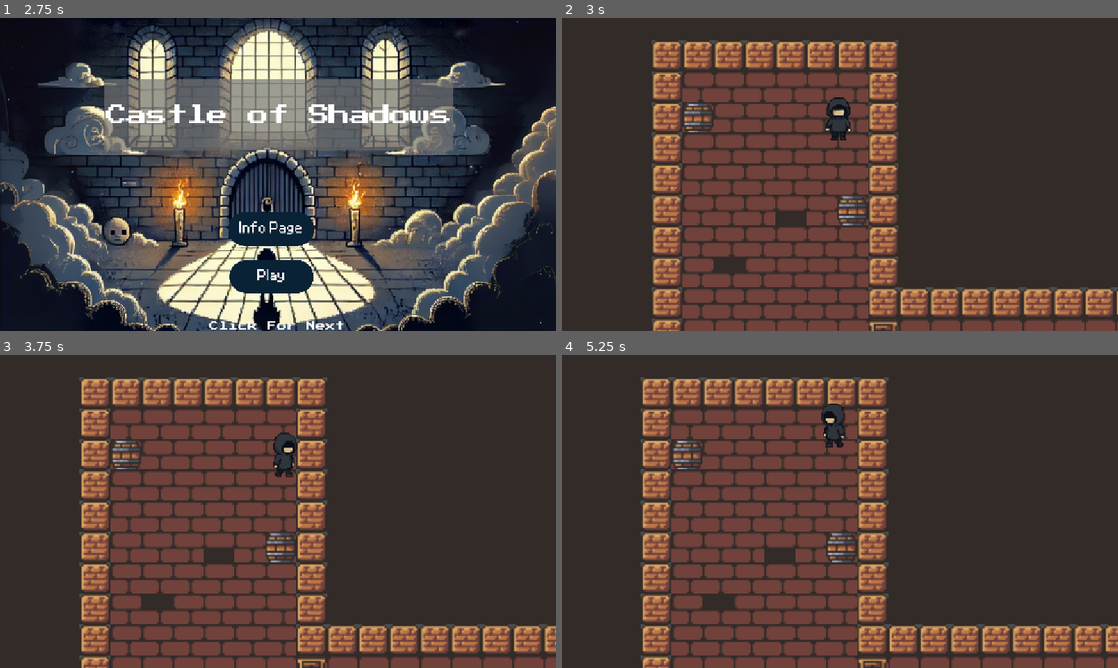
Above: before the commit, frames 1-4 (two rows, left to right).
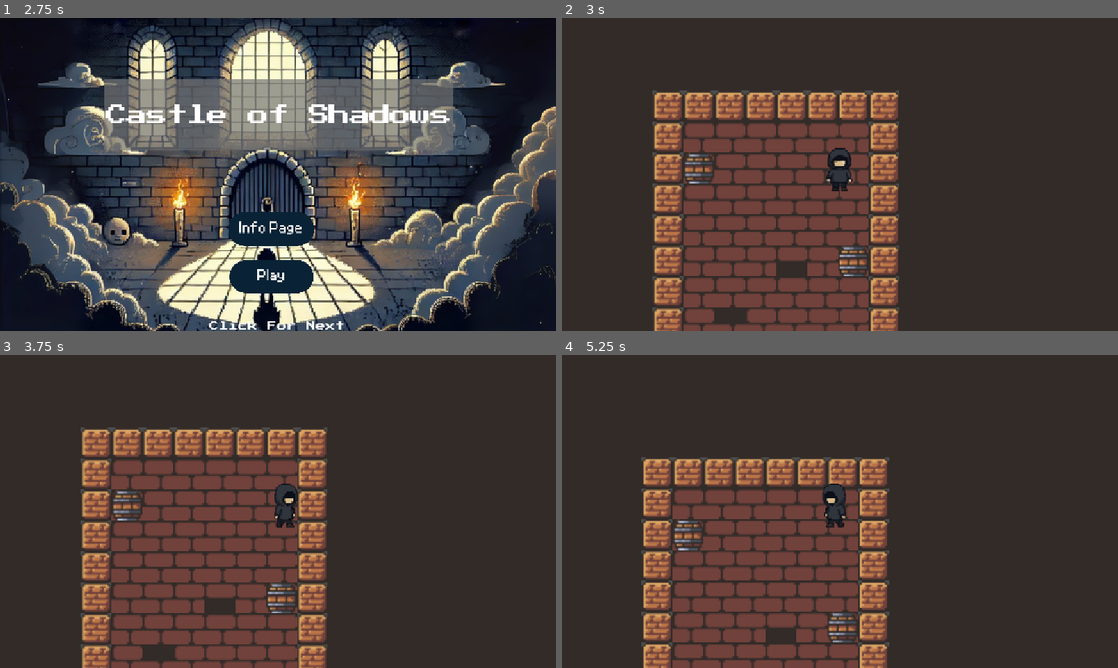
Above: after the commit, the same moments.

Repository: dreamtraveller1314/Castle-of-Shadows
Game: Godot game, scene res://front/front.tscn
The game is run twice, just before and just after one commit, with the same random seed, the same clock (stepped at 60 frames per second) and the same inputs.
Inputs (mouse positions are in pixels of both pictures, inside the frame that each line leads up to):
- Up to frame 1 (2.75 s): click (283, 174) at 0.5 s; tap Enter at 1.25 s; hold Right (ui_right) 1.28-2.03 s; tap Space at 2 s; hold Down (ui_down) from 2.03 s (still down)
- Up to frame 2 (3 s): release Down (ui_down) at 2.75 s; click (834, 277) at 2.75 s
- Up to frame 3 (3.75 s): tap Enter at 3.5 s; hold Right (ui_right) from 3.53 s (still down)
- Up to frame 4 (5.25 s): release Right (ui_right) at 4.28 s; hold Up (ui_up) 4.28-5.03 s; hold Left (ui_left) from 5.03 s (still down)

Frame 1 is identical in both runs. In frame 2, 29% of the frame differs, in the area x 16-100%, y 7-100%; in frame 3, 29%; in frame 4, 30%, in the area x 14-100%, y 7-100%.

Commit message:
ending animation

Diff:
--- a/level 1/level 1.tscn
+++ b/level 1/level 1.tscn
@@ -220,6 +220,7 @@
 size = Vector2(36, 83)
 
 [node name="level1" type="Node2D"]
+position = Vector2(-736, -769)
 script = ExtResource("1_d6hbq")
 
 [node name="wall & floor" type="TileMapLayer" parent="."]
@@ -268,21 +269,23 @@
 shape = SubResource("RectangleShape2D_ius3n")
 
 [node name="Camera2D" type="Camera2D" parent="player"]
-position = Vector2(4, 11)
-limit_left = -700
-limit_top = -50
-limit_right = 5000
-limit_bottom = 5000
+position = Vector2(2, 11)
+limit_left = -50000
+limit_top = -50000
+limit_right = 50000
+limit_bottom = 50000
+limit_smoothed = true
 position_smoothing_enabled = true
 position_smoothing_speed = 7.0
 
-[node name="Panel" type="Panel" parent="player"]
-offset_left = -574.0
-offset_top = 182.0
-offset_right = 582.0
-offset_bottom = 268.0
-
-[node name="Dialogue" type="RichTextLabel" parent="player/Panel"]
+[node name="Panel" type="Panel" parent="player/Camera2D"]
+offset_left = -578.0
+offset_top = 168.0
+offset_right = 578.0
+offset_bottom = 254.0
+metadata/_edit_use_anchors_ = true
+
+[node name="Dialogue" type="RichTextLabel" parent="player/Camera2D/Panel"]
 layout_mode = 0
 offset_top = -10.0
 offset_right = 964.0
@@ -293,28 +296,28 @@
  A) Physical well-being B) Emotional, psychological, and social well-being C) Financial well-being D) None of the above"
 horizontal_alignment = 1
 vertical_alignment = 1
-
-[node name="LineEdit" type="LineEdit" parent="player"]
-offset_left = -573.0
-offset_top = 262.0
-offset_right = -111.0
-offset_bottom = 294.0
+metadata/_edit_use_anchors_ = true
+
+[node name="LineEdit" type="LineEdit" parent="player/Camera2D"]
+offset_left = -577.0
+offset_top = 248.0
+offset_right = -115.0
+offset_bottom = 280.0
 scale = Vector2(2.5, 2.5)
 clear_button_enabled = true
-
-[node name="LineEdit2" type="LineEdit" parent="player"]
-offset_left = -573.0
-offset_top = 262.0
-offset_right = -111.0
-offset_bottom = 293.0
+metadata/_edit_use_anchors_ = true
+
+[node name="LineEdit2" type="LineEdit" parent="player/Camera2D"]
+offset_left = -577.0
+offset_top = 248.0
+offset_right = -115.0
+offset_bottom = 279.0
 scale = Vector2(2.5, 2.5)
 clear_button_enabled = true
-
-[node name="result" type="RichTextLabel" parent="player"]
-offset_right = 40.0
-offset_bottom = 40.0
+metadata/_edit_use_anchors_ = true
 
 [node name="torch" type="Sprite2D" parent="player"]
+visible = false
 position = Vector2(8.00006, 47)
 scale = Vector2(20, 20)
 texture = ExtResource("12_ius3n")
@@ -338,8 +341,8 @@
 [connection signal="body_entered" from="chest 2" to="chest 2" method="_on_body_entered"]
 [connection signal="body_entered" from="chest 3" to="chest 3" method="_on_body_entered"]
 [connection signal="body_entered" from="door" to="door" method="_on_body_entered"]
-[connection signal="text_submitted" from="player/LineEdit" to="." method="_on_line_edit_text_submitted"]
-[connection signal="text_submitted" from="player/LineEdit2" to="." method="_on_line_edit_2_text_submitted"]
+[connection signal="text_submitted" from="player/Camera2D/LineEdit" to="." method="_on_line_edit_text_submitted"]
+[connection signal="text_submitted" from="player/Camera2D/LineEdit2" to="." method="_on_line_edit_2_text_submitted"]
 [connection signal="timeout" from="Timer2" to="." method="_on_timer_2_timeout"]
 [connection signal="timeout" from="Timer3" to="." method="_on_timer_3_timeout"]
 [connection signal="timeout" from="Timer" to="." method="_on_timer_timeout"]
--- a/level 1/level_1.gd
+++ b/level 1/level_1.gd
@@ -32,14 +32,14 @@
 # Called when the node enters the scene tree for the first time.
 
 func notdone():
-	$player/Panel.visible = true
-	$player/Panel/Dialogue.text = "You haven't opened all the chests yet"
+	$player/Camera2D/Panel.visible = true
+	$player/Camera2D/Panel/Dialogue.text = "You haven't opened all the chests yet"
 	$Timer3.start()
 
 func _ready() -> void:
-	$player/Panel.visible = false
-	$player/LineEdit.visible = false
-	$player/LineEdit2.visible = false
+	$player/Camera2D/Panel.visible = false
+	$player/Camera2D/LineEdit.visible = false
+	$player/Camera2D/LineEdit2.visible = false
 	$player/torch.visible = false
 	pass # Replace with function body.
 
@@ -52,37 +52,37 @@
 func call_question(index, chest:Node):
 	active_chest = chest
 	x = index
-	$player/Panel/Dialogue.text = questions[x]["text"]
-	$player/Panel.visible = true
-	$player/LineEdit.visible = true
+	$player/Camera2D/Panel/Dialogue.text = questions[x]["text"]
+	$player/Camera2D/Panel.visible = true
+	$player/Camera2D/LineEdit.visible = true
 	$player.setmove(false)
 
 func _on_line_edit_text_submitted(new_text: String) -> void:
 	answer = ", ". join(questions[x]["answers"])
 	if new_text == answer:
-		$player/Panel/Dialogue.text = "Correct! " + questions[x]["hint"]
+		$player/Camera2D/Panel/Dialogue.text = "Correct! " + questions[x]["hint"]
 		$Timer2.start()
 		get_tree().paused = true
-		$player/LineEdit.text = ""
+		$player/Camera2D/LineEdit.text = ""
 		if active_chest == $"special chest":
 			torch()
 			pass
 	else:
 		$Timer.start()
-		$player/Panel/Dialogue.text = "Incorrect. Try Again"
-		$player/LineEdit.text = ""
+		$player/Camera2D/Panel/Dialogue.text = "Incorrect. Try Again"
+		$player/Camera2D/LineEdit.text = ""
 	pass # Replace with function body.
 
 func _on_timer_timeout() -> void:
-	$player/Panel/Dialogue.text = questions[x]["text"]
+	$player/Camera2D/Panel/Dialogue.text = questions[x]["text"]
 	$Timer.stop()
 	pass # Replace with function body.
 
 func _on_timer_2_timeout() -> void:
 	get_tree().paused = false
 	$player.setmove(true)
-	$player/Panel.visible = false
-	$player/LineEdit.visible = false
+	$player/Camera2D/Panel.visible = false
+	$player/Camera2D/LineEdit.visible = false
 	chest_opened += 1
 	if active_chest.has_node("AnimatedSprite2D"):
 		active_chest.get_node("AnimatedSprite2D").play("new_animation")
@@ -95,19 +95,23 @@
 	torch.scale = Vector2(3, 3)
 
 func _on_timer_3_timeout() -> void:
-	$player/Panel.visible = false
+	$player/Camera2D/Panel.visible = false
 	$Timer3.stop()
 	pass # Replace with function body.
 
 func door():
-	$player/Panel/Dialogue.text = "What is the password"
-	$player/Panel.visible = true
-	$player/LineEdit2.visible = true
+	$player/Camera2D/Panel/Dialogue.text = "What is the password"
+	$player/Camera2D/Panel.visible = true
+	$player/Camera2D/LineEdit2.visible = true
 	$player.setmove(false)
 
 
 func _on_line_edit_2_text_submitted(new_text: String) -> void:
 	answer = "472"
 	if new_text == answer:
-		get_tree().change_scene_to_file("res://front_2/front_2.tscn")
+		$player/Camera2D/Panel.visible = false
+		$player/Camera2D/LineEdit2.visible = false
+		create_tween().tween_property($player/Camera2D, "zoom", Vector2(.4, .4), 1.5).set_trans(Tween.TRANS_SINE).set_ease(Tween.EASE_OUT)
+		create_tween().tween_property($player/Camera2D, "position", Vector2(-618, -618), 1.5).set_trans(Tween.TRANS_SINE).set_ease(Tween.EASE_OUT)
+		create_tween().tween_callback(Callable(self, "_go_to_next_scene"))
 	pass # Replace with function body.
